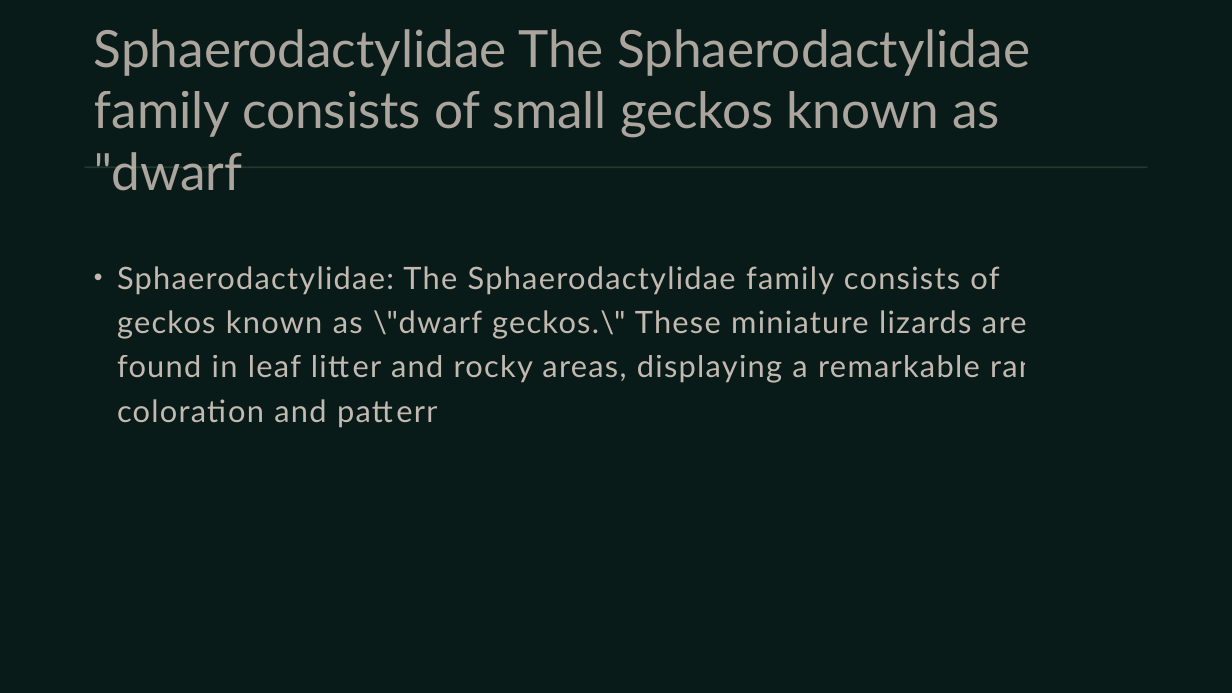
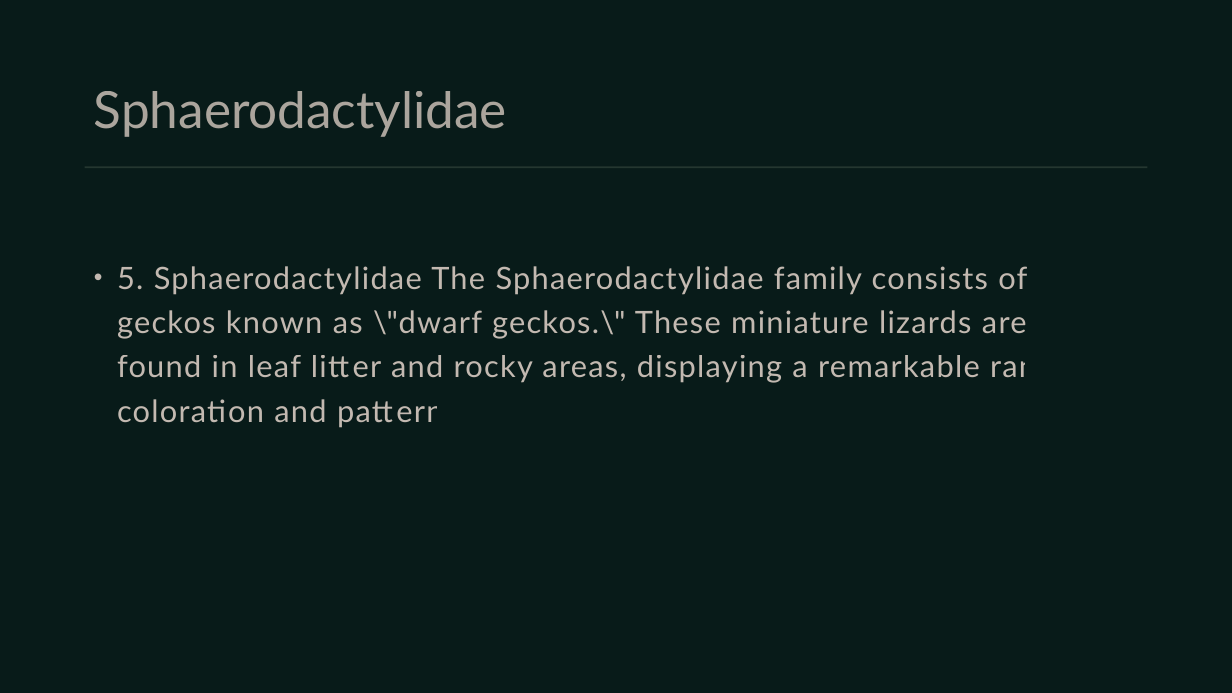
Before and after one commit to umarrasool15/Research2SlidesWebApp, a slide deck: slide 8 of pdfextraction/content/output/A Survey of South American Lizards Biodiversity and Ecological.pptx (slide 6 before the commit). Drawn at 1232x693 pixels with LibreOffice and Linux fonts; fonts in the diff are those of the drawing. Boxes give left, top, right and bottom in pixels: in the first picture for what was removed or moved away, otherwise in the second. Text is boxed around its words. In the diff, an @@ line names an element or a change of style, - is before the commit and + after.

```diff
--- a/pdfextraction/content/output/A Survey of South American Lizards Biodiversity and Ecological.pptx
+++ b/pdfextraction/content/output/A Survey of South American Lizards Biodiversity and Ecological.pptx
@@ title at box(94, 91, 507, 137): text changed @@
-Sphaerodactylidae The Sphaerodactylidae family consists of small geckos known as "dwarf
+Sphaerodactylidae
@@ text at box(117, 266, 1071, 422): text changed @@
-• Sphaerodactylidae: The Sphaerodactylidae family consists of small geckos known as \"dwarf geckos.\" These miniature lizards are often found in leaf litter and rocky areas, displaying a remarkable range of coloration and patterns.
+• 5. Sphaerodactylidae The Sphaerodactylidae family consists of small geckos known as \"dwarf geckos.\" These miniature lizards are often found in leaf litter and rocky areas, displaying a remarkable range of coloration and patterns.
```
Also in this commit, not shown: 10 other slides changed, 8 slides added, 2 slides removed, 48 other files.
